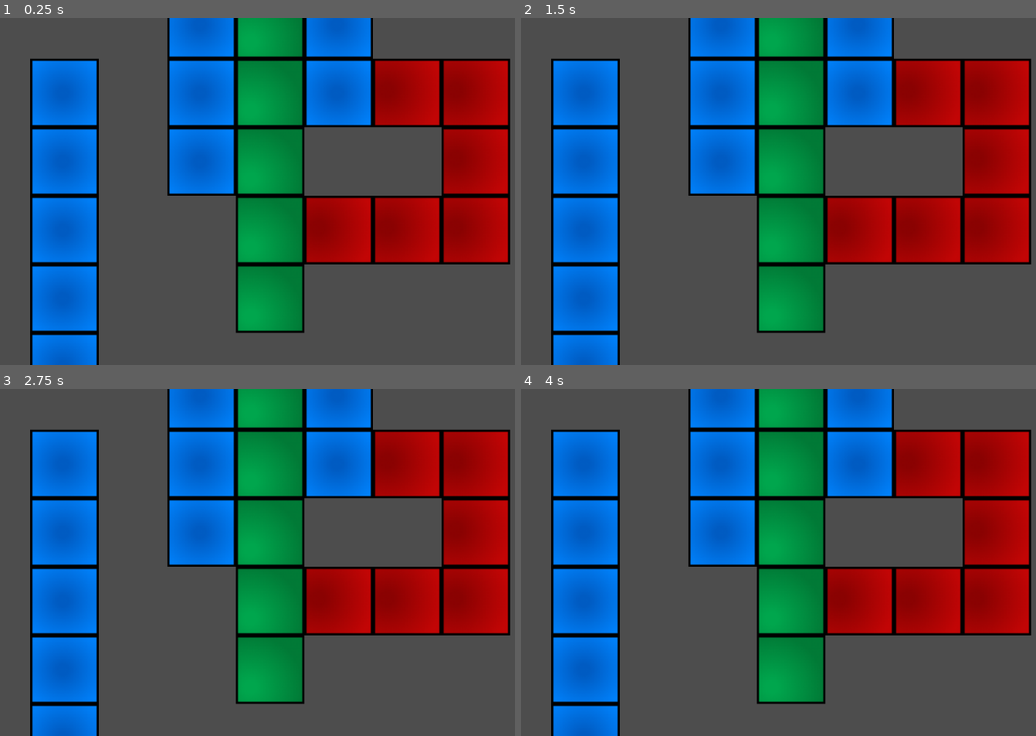
Above: before the commit, frames 1-4 (two rows, left to right).
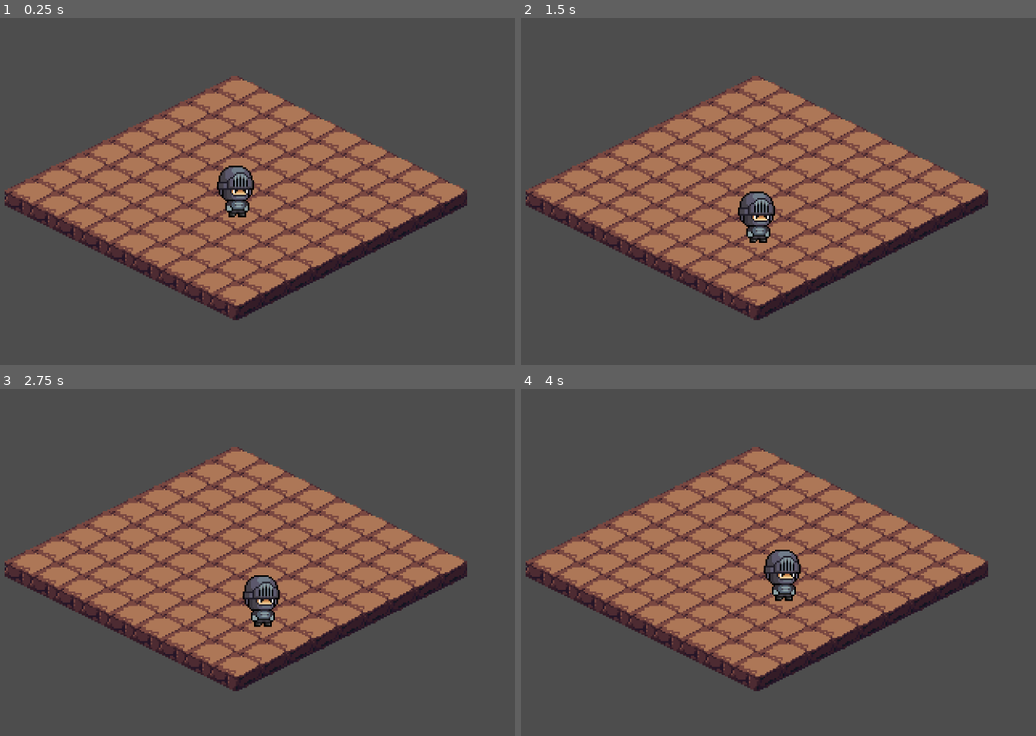
Above: after the commit, the same moments.

Repository: AmatoCaldas/as-bolhas-de-tete
Game: Godot game, scene res://aaa/main.tscn
The game is run twice, just before and just after one commit, with the same random seed, the same clock (stepped at 60 frames per second) and the same inputs. Before the commit the project starts from res://main.tscn.
Inputs:
- Up to frame 1 (0.25 s): no input
- Up to frame 2 (1.5 s): tap Enter at 0.5 s; hold Right (ui_right) 0.53-1.28 s; tap Space at 1.25 s; hold Down (ui_down) from 1.28 s (still down)
- Up to frame 3 (2.75 s): tap Enter at 2 s; release Down (ui_down) at 2.03 s; hold Right (ui_right) from 2.03 s (still down)
- Up to frame 4 (4 s): tap Space at 2.75 s; release Right (ui_right) at 2.78 s; hold Up (ui_up) 2.78-3.53 s; tap Enter at 3.5 s; hold Left (ui_left) from 3.53 s (still down)

The runs differ from the first frame. In frame 1, 65% of the frame differs, in the area x 0-100%, y 0-100%; in frame 2, 65%; in frame 3, 65%; in frame 4, 65%.

Commit message:
adiciona script p

Diff:
--- /dev/null
+++ b/aaa/char-frames.tres
@@ -0,0 +1,14 @@
+[gd_resource type="SpriteFrames" format=3 uid="uid://cl42r3p22updl"]
+
+[resource]
+animations = [{
+"frames": [],
+"loop": true,
+"name": &"default",
+"speed": 5.0
+}, {
+"frames": [],
+"loop": true,
+"name": &"new_animation",
+"speed": 5.0
+}]
--- /dev/null
+++ b/aaa/char.gd
@@ -0,0 +1,36 @@
+extends Sprite2D
+
+
+# Called when the node enters the scene tree for the first time.
+
+# Called every frame. 'delta' is the elapsed time since the previous frame.
+
+var current_grid_position = Vector2(0, 0)
+
+func grid_to_world(grid_position: Vector2) -> Vector2:
+	var cell_size = Vector2(64, 32)  # Ajuste com base no tamanho do tile
+	return Vector2(
+		(grid_position.x - grid_position.y) * (cell_size.x / 2),
+		(grid_position.x + grid_position.y) * (cell_size.y / 2)
+	)
+
+func world_to_grid(world_position: Vector2) -> Vector2:
+	var cell_size = Vector2(64, 32)  # Ajuste com base no tamanho do tile
+	return Vector2(
+		int((world_position.x / (cell_size.x / 2) + world_position.y / (cell_size.y / 2)) / 2),
+		int((world_position.y / (cell_size.y / 2) - world_position.x / (cell_size.x / 2)) / 2)
+	)
+
+func _ready():
+	position = grid_to_world(current_grid_position)
+
+func _process(delta):
+	if Input.is_action_just_pressed("ui_up"):
+		current_grid_position.y -= 0.5
+	elif Input.is_action_just_pressed("ui_down"):
+		current_grid_position.y += 0.5
+	elif Input.is_action_just_pressed("ui_left"):
+		current_grid_position.x -= 0.5
+	elif Input.is_action_just_pressed("ui_right"):
+		current_grid_position.x += 0.5
+	position = grid_to_world(current_grid_position)
--- a/aaa/main.tscn
+++ b/aaa/main.tscn
@@ -1,15 +1,24 @@
-[gd_scene load_steps=2 format=4 uid="uid://cublipseirqtu"]
+[gd_scene load_steps=6 format=4 uid="uid://cublipseirqtu"]
 
 [ext_resource type="TileSet" uid="uid://om15hn06qcsp" path="res://aaa/TileSet.tres" id="1_30onu"]
+[ext_resource type="Script" path="res://aaa/tile_map.gd" id="2_l22mk"]
+[ext_resource type="Texture2D" uid="uid://dppnxlegyi8n0" path="res://aaa/72 Character Free/72 Character Free/Char 14/Character 5.png" id="3_vbi8p"]
+[ext_resource type="Script" path="res://aaa/char.gd" id="4_3wjkk"]
+
+[sub_resource type="AtlasTexture" id="AtlasTexture_ts236"]
+atlas = ExtResource("3_vbi8p")
+region = Rect2(16, 16, 29, 32)
 
 [node name="main" type="Node2D"]
 
 [node name="TileMap" type="TileMap" parent="."]
 tile_set = ExtResource("1_30onu")
 format = 2
+script = ExtResource("2_l22mk")
 
 [node name="Layer0" type="TileMapLayer" parent="TileMap"]
 y_sort_enabled = true
+texture_filter = 1
 use_parent_material = true
 tile_map_data = PackedByteArray("AAD+/wEAAQAAAAAAAAD//wAAAQAAAAAAAAD/////AQAAAAAAAAAAAP7/AQAAAAAAAAAAAP3/AQAAAAAAAAD+/w …(1216 unchanged characters)…
 tile_set = ExtResource("1_30onu")
@@ -17,3 +26,12 @@
 [node name="Layer1" type="TileMapLayer" parent="TileMap"]
 y_sort_enabled = true
 tile_set = ExtResource("1_30onu")
+
+[node name="Sprite2D" type="Sprite2D" parent="TileMap/Layer1"]
+texture_filter = 1
+position = Vector2(-114, -21)
+texture = SubResource("AtlasTexture_ts236")
+script = ExtResource("4_3wjkk")
+
+[node name="Camera2D" type="Camera2D" parent="TileMap/Layer1"]
+zoom = Vector2(3, 3)
--- /dev/null
+++ b/aaa/tile_map.gd
@@ -0,0 +1,11 @@
+extends TileMap
+
+
+# Called when the node enters the scene tree for the first time.
+func _ready() -> void:
+	pass # Replace with function body.
+
+
+# Called every frame. 'delta' is the elapsed time since the previous frame.
+func _process(delta: float) -> void:
+	pass
--- a/main.tscn
+++ /dev/null
@@ -1,39 +0,0 @@
-[gd_scene load_steps=5 format=4 uid="uid://b0gxn60dnfdym"]
-
-[ext_resource type="Script" path="res://layer_holder.gd" id="1_vabl6"]
-[ext_resource type="Texture2D" uid="uid://du06ryn1ustiy" path="res://simple64x_tiles6.png" id="2_xxq36"]
-
-[sub_resource type="TileSetAtlasSource" id="TileSetAtlasSource_7m41a"]
-texture = ExtResource("2_xxq36")
-texture_region_size = Vector2i(64, 64)
-0:0/0 = 0
-1:0/0 = 0
-2:0/0 = 0
-3:0/0 = 0
-4:0/0 = 0
-0:1/0 = 0
-1:1/0 = 0
-2:1/0 = 0
-3:1/0 = 0
-4:1/0 = 0
-
-[sub_resource type="TileSet" id="TileSet_0q5ay"]
-tile_size = Vector2i(64, 64)
-sources/0 = SubResource("TileSetAtlasSource_7m41a")
-
-[node name="main" type="Node2D"]
-
-[node name="layer_holder" type="Node2D" parent="."]
-script = ExtResource("1_vabl6")
-
-[node name="red_layer" type="TileMapLayer" parent="layer_holder"]
-tile_map_data = PackedByteArray("AAAAAP//AAAAAAAAAAAAAAAAAAAAAAAAAAABAAAAAAAAAAAAAAACAAAAAAAAAAAAAAADAAAAAAAAAAAAAAADAAIAAAAAAAAAAAACAAIAAAAAAAAAAAABAAIAAAAAAAAAAAAAAAIAAAAAAAAAAAAAAAEAAAAAAAAAAAADAAEAAAAAAAAAAAA=")
-tile_set = SubResource("TileSet_0q5ay")
-
-[node name="blue_layer" type="TileMapLayer" parent="layer_holder"]
-tile_map_data = PackedByteArray("AAAAAP//AAABAAEAAAABAP//AAABAAEAAAABAAAAAAABAAEAAAAAAAAAAAABAAEAAAAAAAEAAAABAAEAAAD//wEAAAABAAEAAAD//wAAAAABAAEAAAD/////AAABAAEAAAA=")
-tile_set = SubResource("TileSet_0q5ay")
-
-[node name="Camera2D" type="Camera2D" parent="."]
-position = Vector2(0, 124)
-zoom = Vector2(2, 2)
--- a/project.godot
+++ b/project.godot
@@ -11,7 +11,7 @@
 [application]
 
 config/name="TileMapLayer Basics in 4.3 (Tilemap Layers, with Video Tutorial)"
-run/main_scene="res://main.tscn"
+run/main_scene="res://aaa/main.tscn"
 config/features=PackedStringArray("4.3", "GL Compatibility")
 config/icon="res://thumbnail.png"
 
